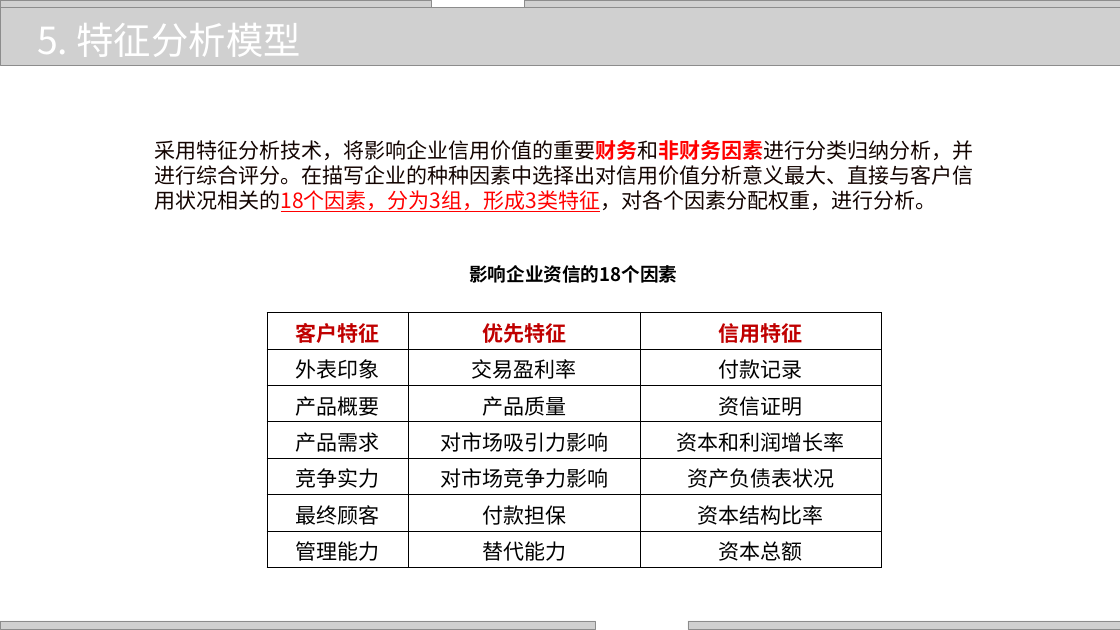
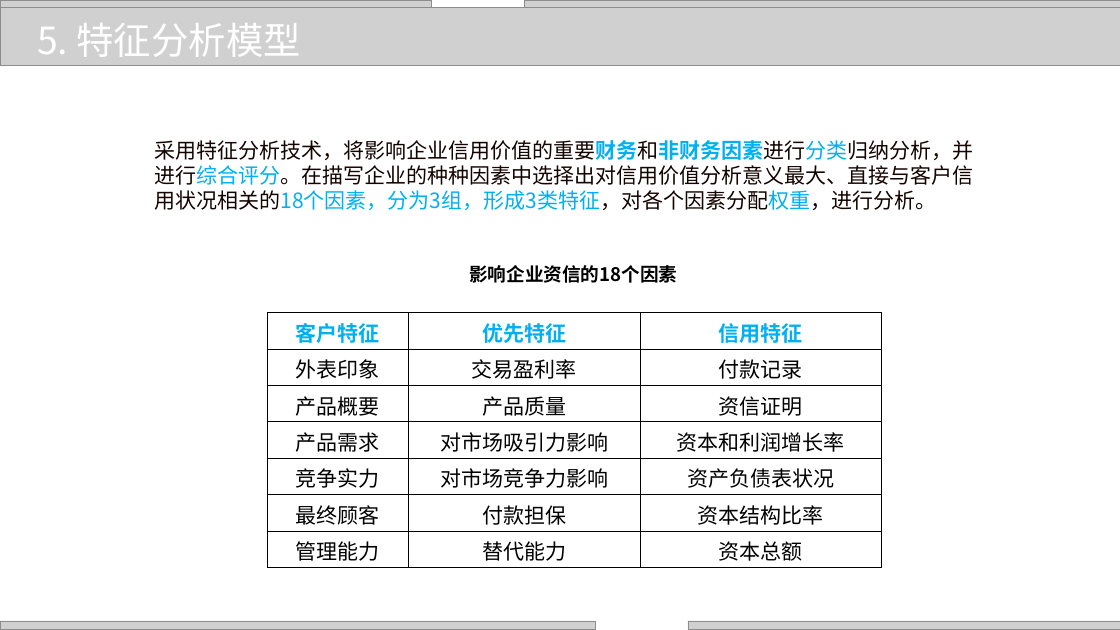
Before and after one commit to zhangjianzhang/internet_credit, a slide deck: slide 18 of files/slides/lecture_6.pptx. Drawn at 1120x630 pixels with LibreOffice and Linux fonts; fonts in the diff are those of the drawing; grey boxes stand for pictures; background and template pictures are left out. Boxes give left, top, right and bottom in pixels: in the first picture for what was removed or moved away, otherwise in the second. Text is boxed around its words. In the diff, an @@ line names an element or a change of style, - is before the commit and + after.

```diff
--- a/files/slides/lecture_6.pptx
+++ b/files/slides/lecture_6.pptx
@@ text "采用特征分析技术，将影响企业信用价值的重要财务和非财务因素进行分类归纳分析，并进行综合评分。在描写企业的种种因素中选择出 ..." at (155,140,974,210): text colour #FF0000 to #00B0F0, text colour #130401 to #00B0F0, underline off in "采用特征分析技术，将影响企业信用价值的重要财务和非财务因素进行分类归纳分析，并进行综合评分。在描写企业的种种因素中选择出 ..." @@
@@ table at (267,313,882,567) @@
@@ text colour #C00000 to #00B0F0 in "客户特征", "优先特征", "信用特征" @@
```
Also in this commit, not shown: 19 other slides changed, 11 other files.
